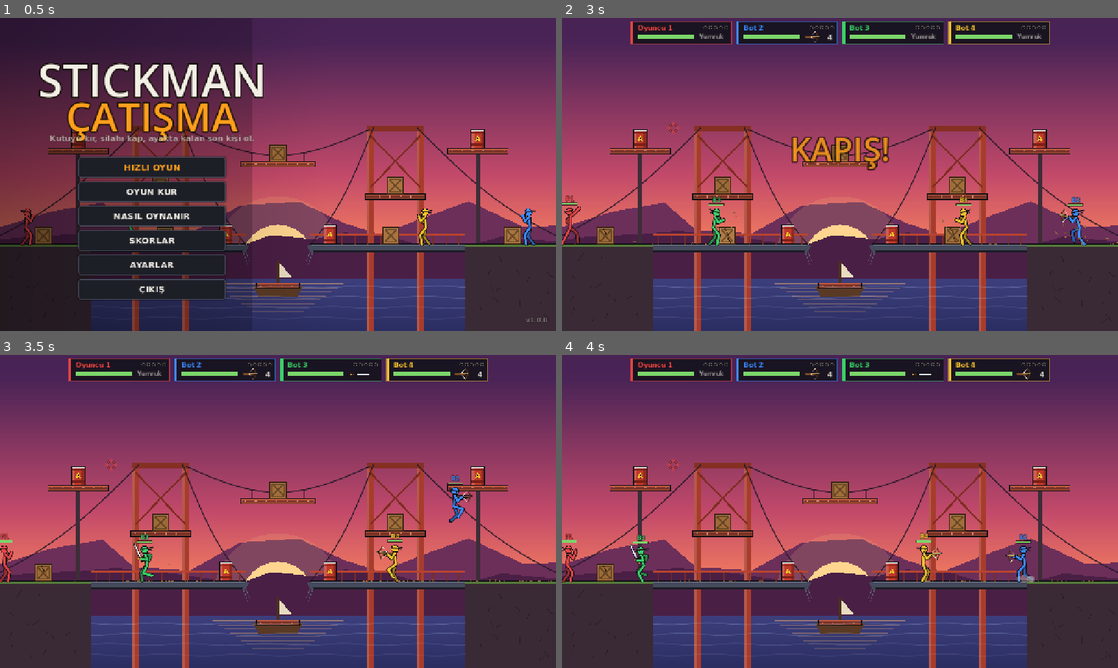
Above: before the commit, frames 1-4 (two rows, left to right).
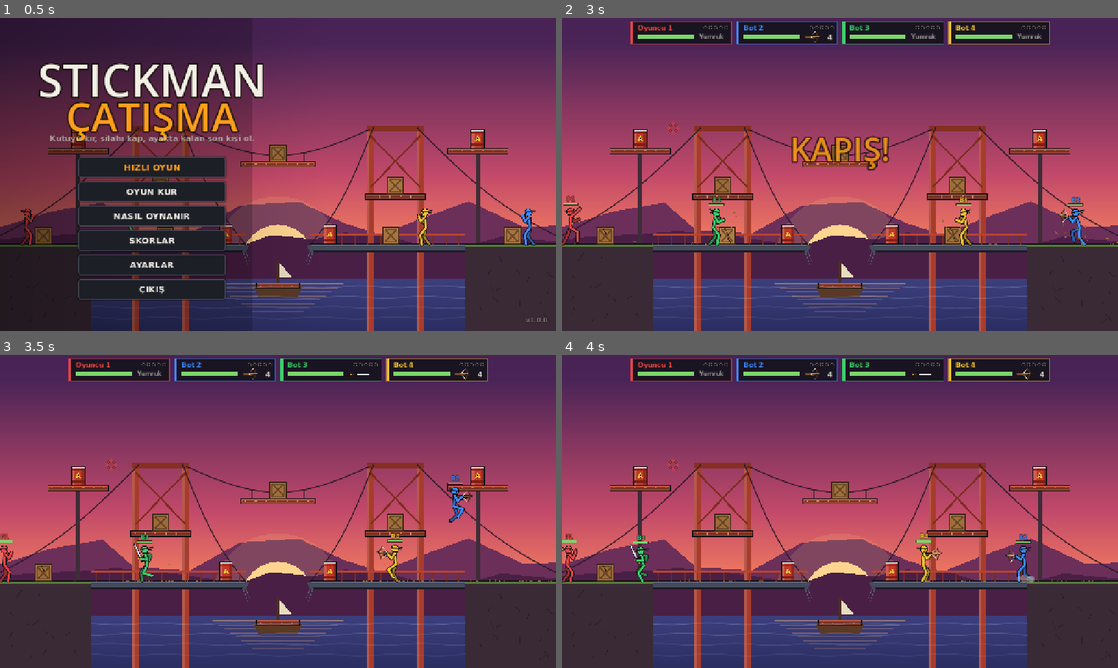
Above: after the commit, the same moments.

Repository: eminvergil/stickman-catisma
Game: Godot game, scene res://scenes/main.tscn
Same seed, same stepped clock (60 frames per second), same inputs: the game is played once before the commit and once after it.
Inputs (mouse positions are in pixels of both pictures, inside the frame that each line leads up to):
- Up to frame 1 (0.5 s): no input
- Up to frame 2 (3 s): click "HIZLI OYUN" at 0.5 s; tap Enter at 1.25 s; move the mouse to (812, 237) at 1.27 s; hold W 1.28-2 s; tap F at 1.35 s; click (812, 237) at 1.42 s; tap Space at 1.52, 2 s; drag from (1006, 221) to (812, 237) at 2.02 s; move the mouse to (673, 127) at 2.77 s; hold A from 2.78 s (still down); tap E at 2.85 s; click (673, 127) at 2.92 s
- Up to frame 3 (3.5 s): keep holding A
- Up to frame 4 (4 s): release A at 3.5 s; drag from (867, 511) to (673, 464) at 3.52 s

Frame 1 is identical in both runs. In frame 2, 0.2% of the frame differs, in the area x 0-4%, y 56-73%; in frame 3, less than 0.1%; in frame 4, nothing differs.

Commit message:
Klavye 1: fare kullanılana kadar klavye nişanı, --fps geliştirici bayrağı
Co-Authored-By: Claude Opus 5.5 <noreply@anthropic.com>

Diff:
--- a/scripts/game/controls.gd
+++ b/scripts/game/controls.gd
@@ -24,6 +24,9 @@
 var _mouse_pressed := {}
 var _pad_pressed := {}
 var _prev := {}
+## "k1" aims with the mouse only after the mouse has been used; pressing the keyboard attack
+## or throw keys hands aiming back to the keyboard until the mouse moves again.
+var mouse_active := false
 
 
 func _input(event: InputEvent) -> void:
@@ -37,11 +40,17 @@
 			_held[c] = k.pressed
 			if k.pressed and not k.echo:
 				_pressed[c] = true
+		if k.pressed and (code in SCHEMES.k1.attack or code in SCHEMES.k1.throw):
+			mouse_active = false
 	elif event is InputEventMouseButton:
 		var m := event as InputEventMouseButton
 		_mouse[m.button_index] = m.pressed
 		if m.pressed:
 			_mouse_pressed[m.button_index] = true
+			mouse_active = true
+	elif event is InputEventMouseMotion:
+		if (event as InputEventMouseMotion).relative.length() > 3.0:
+			mouse_active = true
 	elif event is InputEventJoypadButton:
 		var b := event as InputEventJoypadButton
 		if b.pressed:
--- a/scripts/game/game_screen.gd
+++ b/scripts/game/game_screen.gd
@@ -118,7 +118,7 @@
 			var dev: String = _slots[i].device
 			var aim := Vector2.ZERO
 			var f := world.fighter(i)
-			if dev == "k1" and int(Settings.get_value("aim")) == 0 and f and f.alive:
+			if dev == "k1" and int(Settings.get_value("aim")) == 0 and controls.mouse_active and f and f.alive:
 				aim = mouse - f.center()
 				p1 = i
 			human_inputs[i] = controls.read(dev, aim)
--- a/scripts/main.gd
+++ b/scripts/main.gd
@@ -43,6 +43,8 @@
 			delay = float(value)
 		elif arg.begins_with("--shot="):
 			shot = value
+		elif arg == "--fps":
+			_print_fps()
 	go(start)
 	if shot != "":
 		_shot(shot, delay)
@@ -81,6 +83,14 @@
 		current.go_back()
 
 
+func _print_fps() -> void:
+	while true:
+		await get_tree().create_timer(2.0).timeout
+		print("fps %d  process %.2f ms  draw calls %d" % [Engine.get_frames_per_second(),
+				Performance.get_monitor(Performance.TIME_PROCESS) * 1000.0,
+				Performance.get_monitor(Performance.RENDER_TOTAL_DRAW_CALLS_IN_FRAME)])
+
+
 func _shot(path: String, delay: float) -> void:
 	await get_tree().create_timer(delay).timeout
 	await get_tree().process_frame
